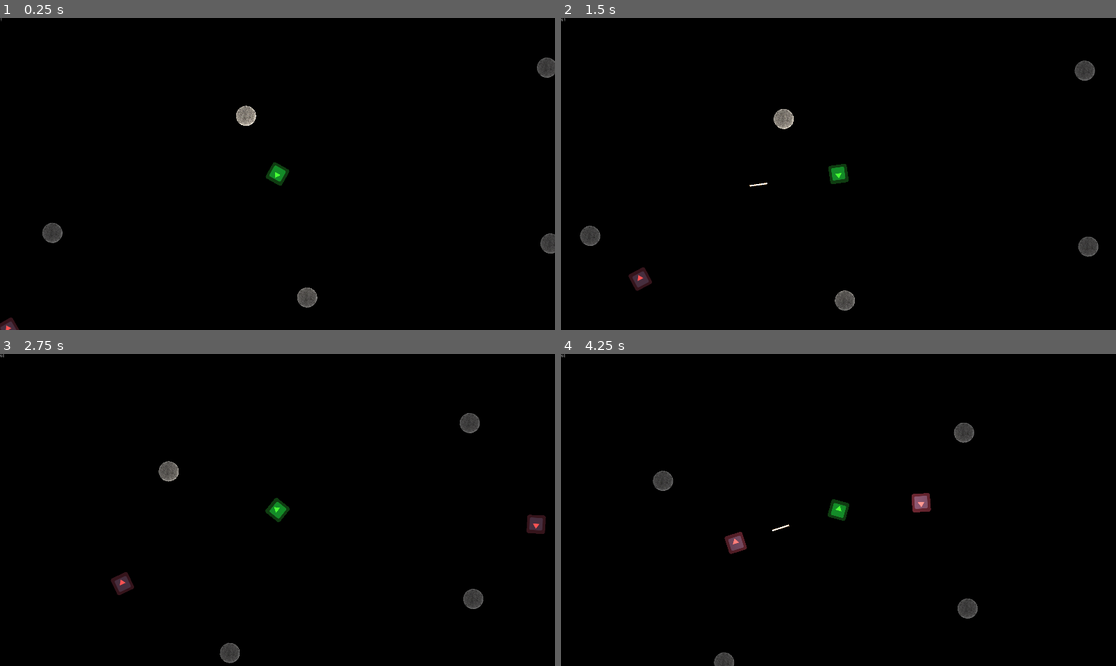
Above: before the commit, frames 1-4 (two rows, left to right).
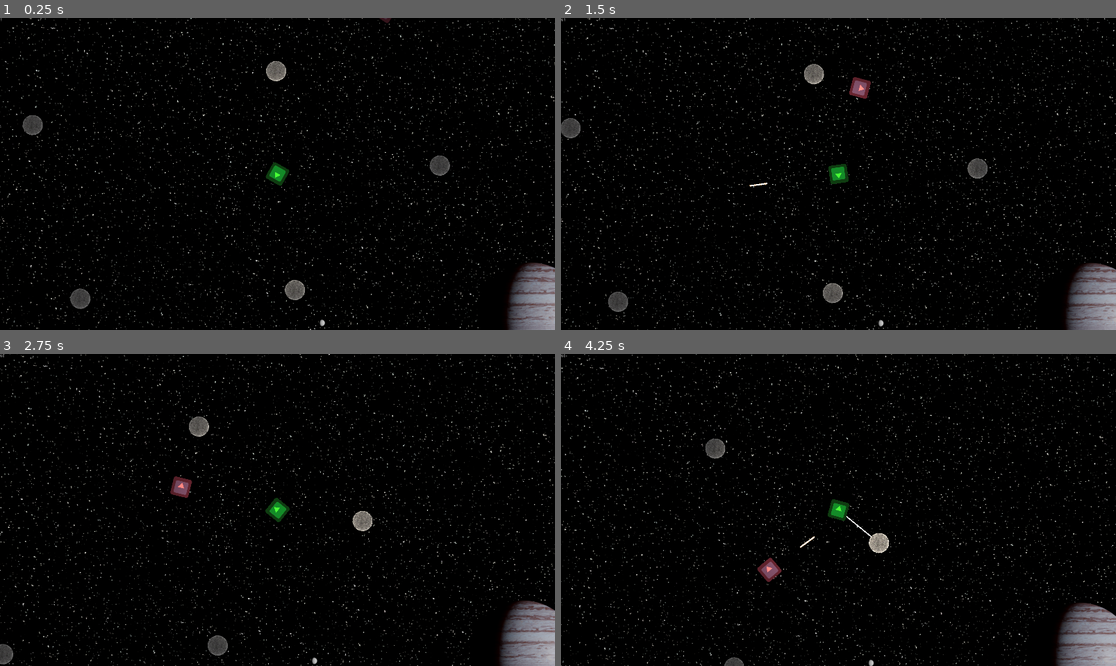
Above: after the commit, the same moments.

Repository: kpfries/moonshot2020
Game: Godot game, scene res://Scenes/Sample_Scene.tscn
The game is run twice, just before and just after one commit, with the same random seed, the same clock (stepped at 60 frames per second) and the same inputs. The project has no main scene, so this scene is started directly. The engine's default icon, where the game draws it, is replaced by a stand-in: a white triangle on a blue panel in a dark square.
Inputs (mouse positions are in pixels of both pictures, inside the frame that each line leads up to):
- Up to frame 1 (0.25 s): no input
- Up to frame 2 (1.5 s): move the mouse to (960, 158) at 0.52 s; hold Up (ui_up) 0.53-1.28 s; hold Right mouse button (grapple) 0.53-1.28 s; move the mouse to (727, 189) at 1.27 s; click (727, 189) at 1.35 s
- Up to frame 3 (2.75 s): move the mouse to (333, 441) at 2.02 s; hold Up (ui_up) from 2.03 s (still down); hold Right mouse button (grapple) from 2.03 s (still down)
- Up to frame 4 (4.25 s): move the mouse to (810, 572) at 2.77 s; release Right mouse button (grapple) at 2.78 s; click (810, 572) at 2.85 s; move the mouse to (1005, 556) at 3.52 s; release Up (ui_up) at 3.53 s; hold Right mouse button (grapple) from 3.53 s (still down)

The runs differ from the first frame. In frame 1, 6.3% of the frame differs, in the area x 0-100%, y 0-100%; in frame 2, 6.6%; in frame 3, 6.5%; in frame 4, 6.4%.

Commit message:
Parallax background

Diff:
--- a/Scenes/Sample_Scene.tscn
+++ b/Scenes/Sample_Scene.tscn
@@ -5,11 +5,14 @@
 [ext_resource path="res://Scenes/Actors/Enemy_KB.tscn" type="PackedScene" id=3]
 [ext_resource path="res://Scripts/procedural_pop.gd" type="Script" id=4]
 [ext_resource path="res://Scenes/GUI/Primary_Gui.tscn" type="PackedScene" id=5]
-[ext_resource path="res://icon.png" type="Texture" id=6]
+[ext_resource path="res://Sprites/Backgrounds/backgorund1.png" type="Texture" id=6]
 
 [node name="Sample_Scene" type="Node2D"]
 position = Vector2( 3.5636, -1.7818 )
 script = ExtResource( 4 )
+__meta__ = {
+"_edit_vertical_guides_": [ -1461.08 ]
+}
 density = 600
 
 [node name="Rigid Tether" type="PinJoint2D" parent="."]
@@ -29,7 +32,7 @@
 width = 4.0
 
 [node name="Player" parent="." instance=ExtResource( 1 )]
-position = Vector2( -2.13321, 2.77069 )
+position = Vector2( 947.132, 599.633 )
 z_index = 1
 mode = 0
 can_sleep = false
@@ -43,19 +46,20 @@
 polygon = PoolVector2Array( -10562.6, -6599.37, -471.506, -8321.4, 5865.55, -9251.29, 17162, -1502.18, 14028, 8829.98, -2813.46, 10586.4, -6670.8, 5971.42, -13524.5, 185.408 )
 
 [node name="Target" parent="." instance=ExtResource( 2 )]
-frame = 0
 
 [node name="GUI" parent="." instance=ExtResource( 5 )]
+
+[node name="ParallaxBackground" type="ParallaxBackground" parent="GUI"]
+
+[node name="ParallaxLayer" type="ParallaxLayer" parent="GUI/ParallaxBackground"]
+motion_scale = Vector2( 0.1, 0.1 )
+
+[node name="Sprite" type="Sprite" parent="GUI/ParallaxBackground/ParallaxLayer"]
+position = Vector2( 931.487, 563.435 )
+texture = ExtResource( 6 )
 
 [node name="Enemy_KB" parent="." instance=ExtResource( 3 )]
 position = Vector2( 1349.92, -10.8816 )
 
 [node name="Enemy_KB2" parent="." instance=ExtResource( 3 )]
 position = Vector2( -981.588, 568.294 )
-
-[node name="Background" type="Sprite" parent="."]
-modulate = Color( 0, 0, 0, 1 )
-position = Vector2( 2650.43, -374.562 )
-scale = Vector2( 469.479, 377.616 )
-z_index = -1
-texture = ExtResource( 6 )
--- a/Scripts/Bullet.gd
+++ b/Scripts/Bullet.gd
@@ -6,7 +6,6 @@
 var parent_speed: Vector2 = Vector2(0, 0)
 var damage: int = 1
 
-onready var collision_particle := preload("res://Scenes/Particles/asteroid_collision.tscn")
 
 func _ready():
 	rotation = vector.angle()
@@ -24,10 +23,6 @@
 func _on_Bullet_body_entered(body):
 	if body.has_method('damage'):
 		body.damage(damage)
-	if body is StaticBody2D:
-		var particle = collision_particle.instance()
-		particle.global_position = global_position
-		get_tree().current_scene.add_child(particle)
 	print(body)
 
 	queue_free()
Not shown: 1 places in Scenes/Projectiles/Bomb.tscn that only renumber resources
Binary file added: Sprites/Backgrounds/backgorund1.png
Not shown, added: Sprites/Backgrounds/backgorund1.png.import
